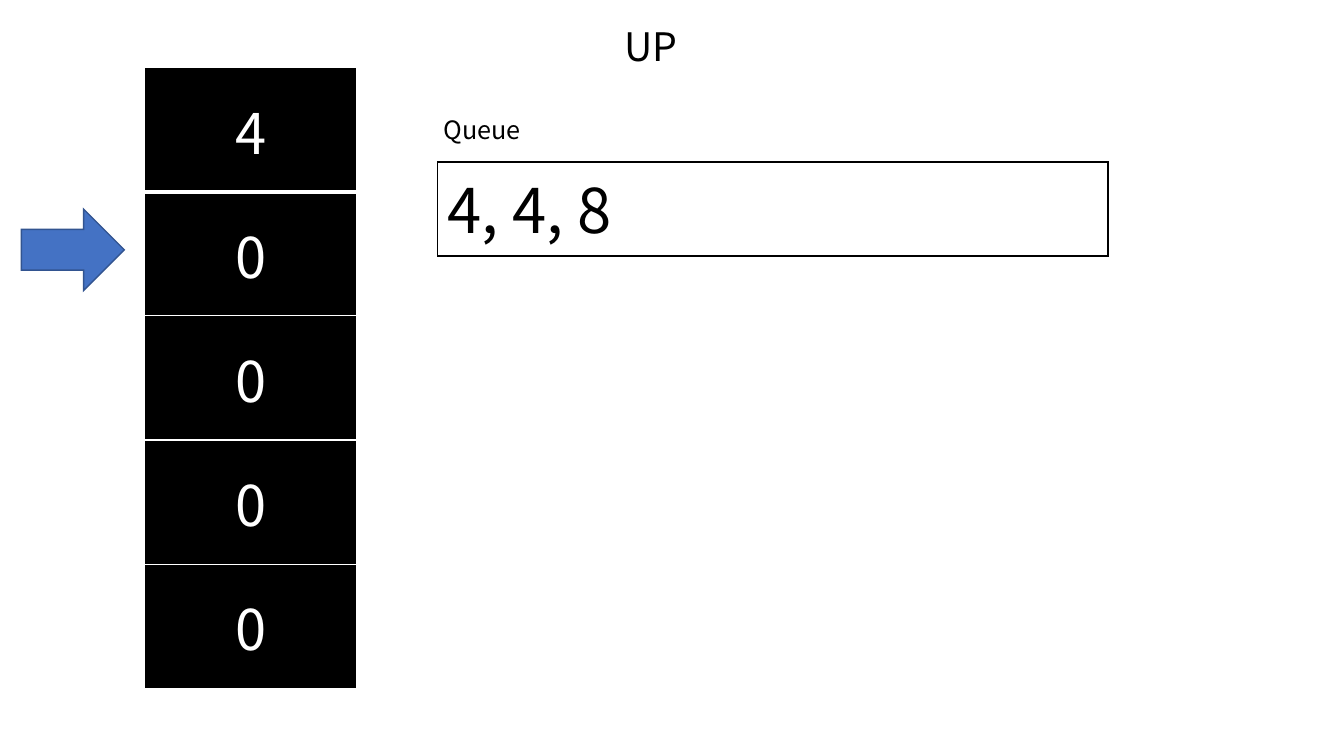
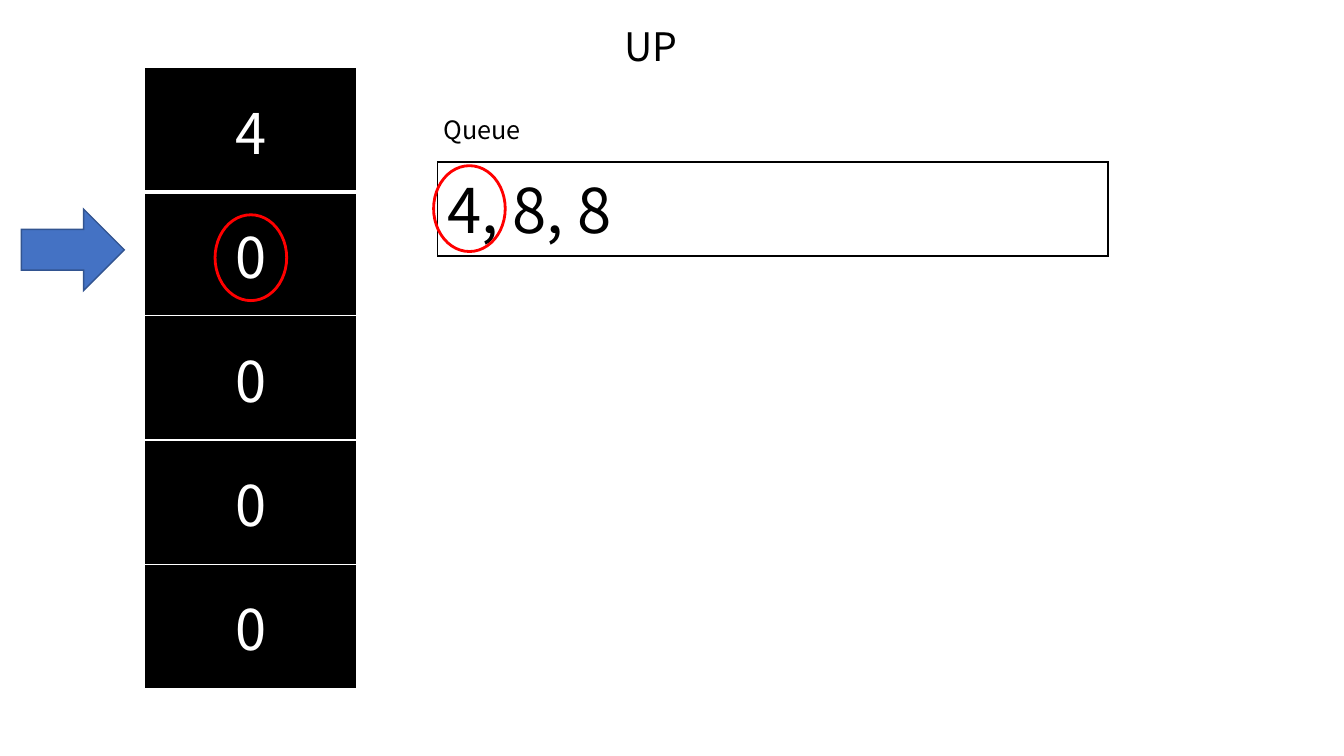
Before and after one commit to kalgory/210119_2048_CWY, a slide deck: slide 11 of 2048.pptx (slide 12 before the commit). Drawn at 1344x756 pixels with LibreOffice and Linux fonts; fonts in the diff are those of the drawing. Boxes give left, top, right and bottom in pixels: in the first picture for what was removed or moved away, otherwise in the second. Text is boxed around its words. In the diff, an @@ line names an element or a change of style, - is before the commit and + after.

```diff
--- a/2048.pptx
+++ b/2048.pptx
@@ ellipse added at (434,165,505,251), outline #FF0000 2 pt @@
@@ text in rectangle at (447,170,612,249): text changed @@
-4, 4, 8
+4, 8, 8
@@ ellipse added at (215,215,286,300), outline #FF0000 2 pt @@
```
Also in this commit, not shown: 6 other slides changed, 1 slide added, 1 slide removed.
